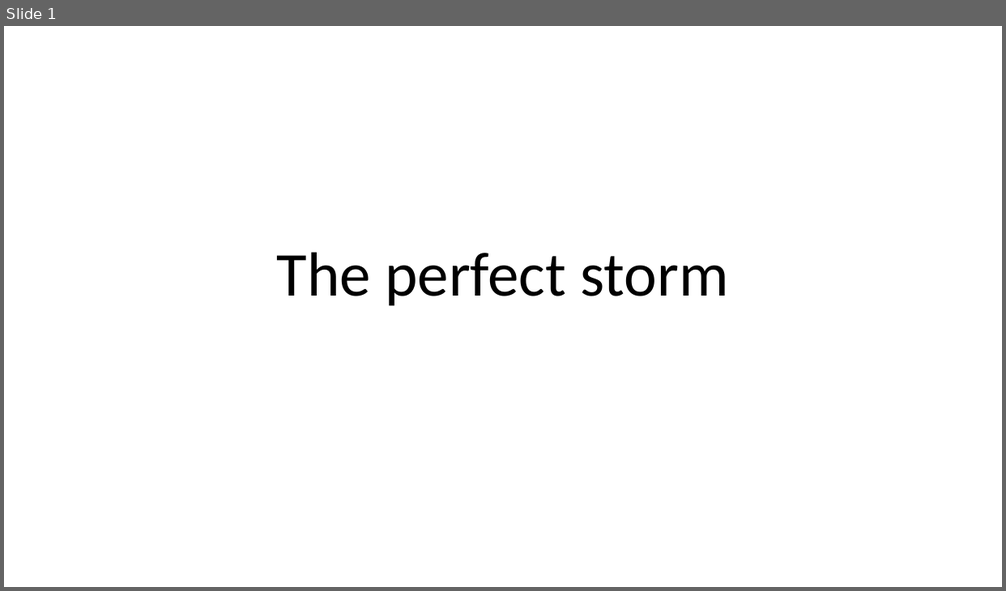
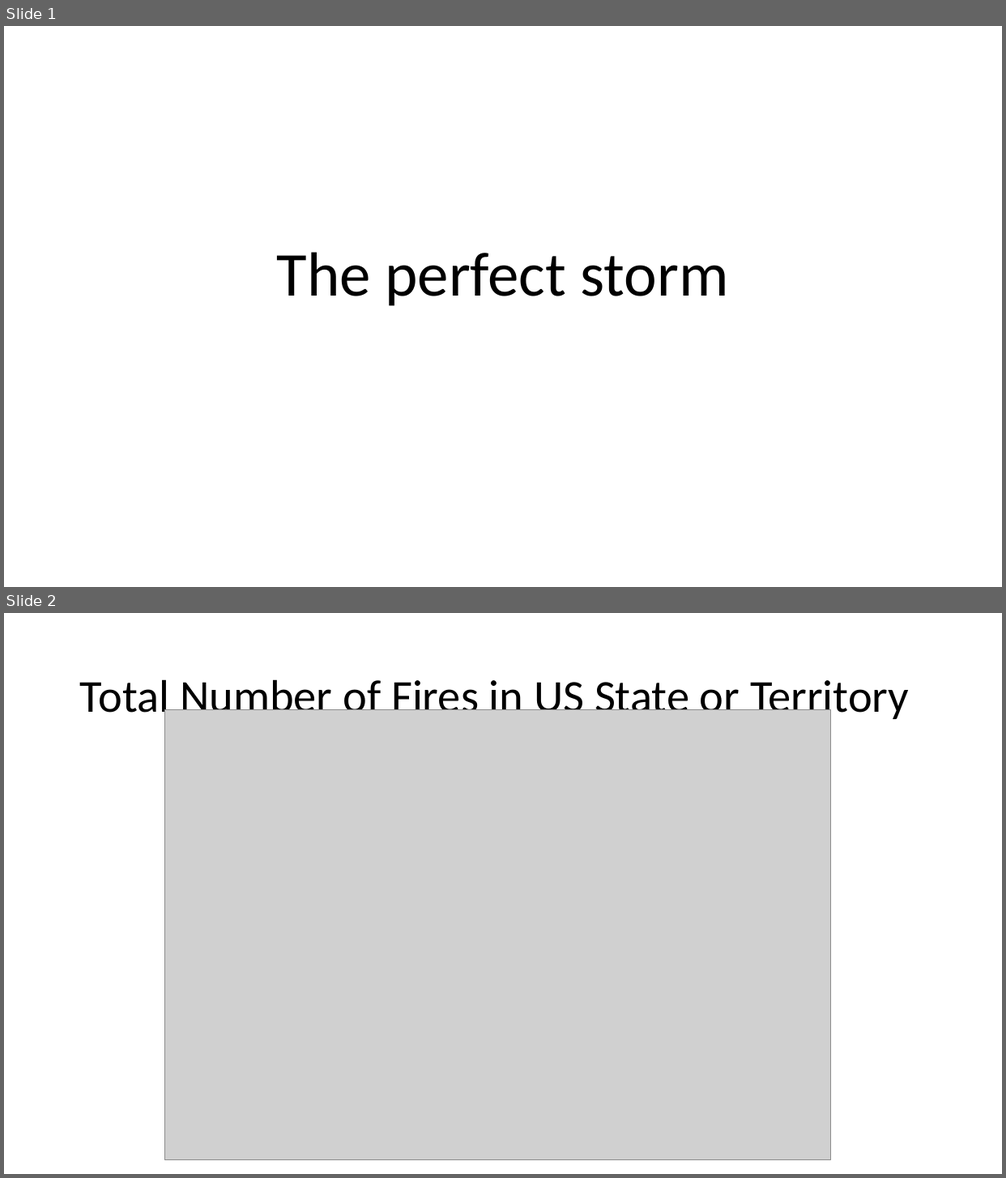
Before and after one commit to gpolavaram0/Project1-Perfect-Storm, a slide deck: Present_ start.pptx. Shown one above the other, each under a label of ours: slide 1 before the commit, slides 1 and 2 after it. The pictures are 1006x591 and 1006x1178 pixels, drawn with LibreOffice and Linux fonts; fonts in the diff are those of the drawing; grey boxes stand for pictures. Boxes give left, top, right and bottom in pixels: in the first picture for what was removed or moved away, otherwise in the second. Text is boxed around its words. In the diff, an @@ line names an element or a change of style, - is before the commit and + after.

Commit message:
Add files via upload
Updated PowerPoint presentation.

```diff
--- a/Present_ start.pptx
+++ b/Present_ start.pptx
@@ slide 2 added at (x1=4, y1=613, x2=1002, y2=1174), background #FFFFFF @@
@@ title added at (x1=80, y1=679, x2=909, y2=722), 44 pt, text #000000 @@
+Total Number of Fires in US State or Territory
@@ picture added at (x1=165, y1=709, x2=831, y2=1161) @@
```
